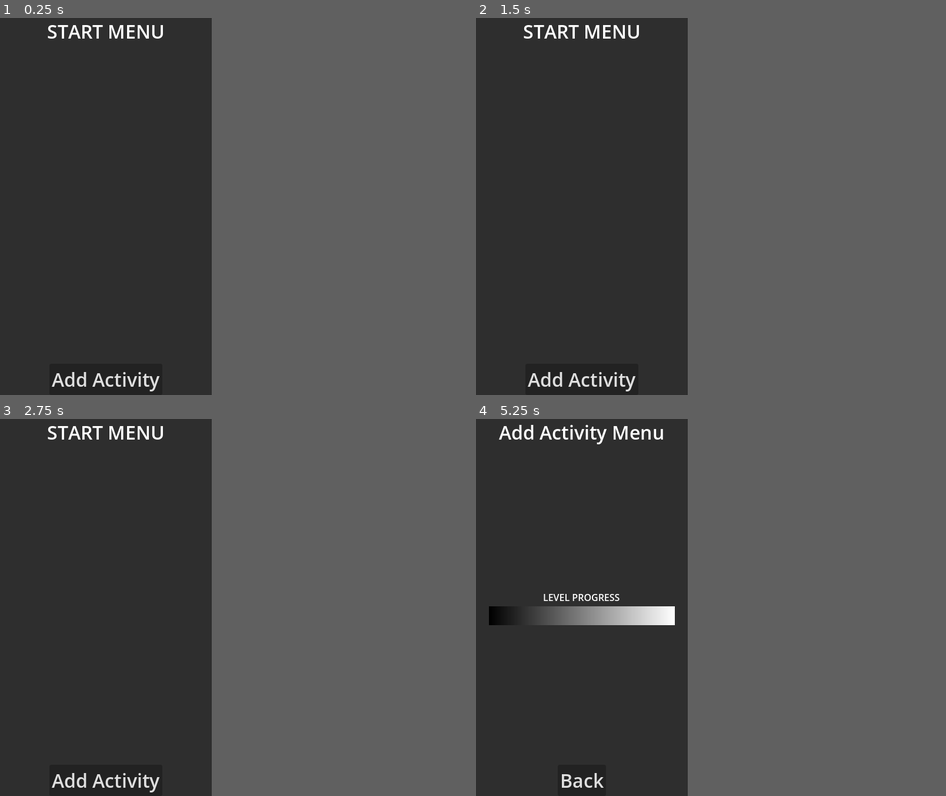
Above: before the commit, frames 1-4 (two rows, left to right).
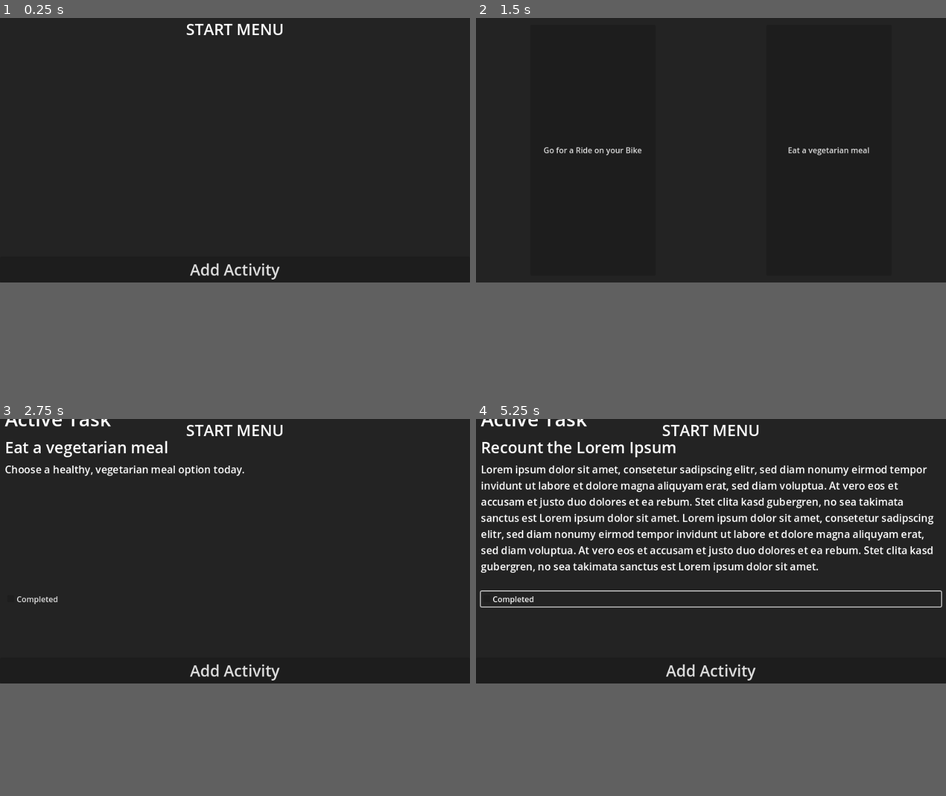
Above: after the commit, the same moments.

Repository: ThisOneLittleLight/greensteps
Game: Godot game, scene res://Scenes/main.tscn
Same seed, same stepped clock (60 frames per second), same inputs: the game is played once before the commit and once after it.
Inputs (mouse positions are in pixels of both pictures, inside the frame that each line leads up to):
- Up to frame 1 (0.25 s): no input
- Up to frame 2 (1.5 s): click "Add Activity" at 0.5 s; click (584, 379) at 1.25 s, where only the run before the commit has a clickable "Back"
- Up to frame 3 (2.75 s): click (159, 607) at 2 s, where only the run after the commit has a clickable "Eat a vegetarian meal"
- Up to frame 4 (5.25 s): click (584, 675) at 2.75 s, where only the run after the commit has a clickable "Completed"; click "Add Activity" at 3.5 s; click (527, 607) at 4.25 s, where only the run after the commit has a clickable "Recount the Lorem Ipsum"; click (584, 675) at 5 s, where only the run after the commit has a clickable "Completed"
In our replay, the window is 360x640 before the commit and 799x449 after it. These sizes can differ from the game's own. Grey fills any space a smaller window leaves; there, only what the larger window draws over its background counts as a difference.

The runs differ from the first frame. In frame 1, 1.3% of the frame differs, in the area x 10-61%, y 1-100%; in frame 2, 1.1%; in frame 3, 2.6%; in frame 4, 11%, in the area x 0-100%, y 0-98%.

Commit message:
Working Version 1

Diff:
--- /dev/null
+++ b/Scenes/Components/active_task_view.tscn
@@ -0,0 +1,52 @@
+[gd_scene load_steps=2 format=3 uid="uid://cgdi475j7v23c"]
+
+[ext_resource type="Script" uid="uid://b372pqgpurki1" path="res://Scripts/Runtime/Views/ActiveTaskView.gd" id="1_yqr6c"]
+
+[node name="ActiveTaskView" type="Control" node_paths=PackedStringArray("task_name_label", "task_desc_label", "task_complete_check")]
+custom_minimum_size = Vector2(256, 256)
+layout_mode = 3
+anchors_preset = 15
+anchor_right = 1.0
+anchor_bottom = 1.0
+grow_horizontal = 2
+grow_vertical = 2
+script = ExtResource("1_yqr6c")
+task_name_label = NodePath("VBoxContainer/TaskNameLabel")
+task_desc_label = NodePath("VBoxContainer/TaskDescriptionLabel")
+task_complete_check = NodePath("VBoxContainer/CheckBox")
+
+[node name="VBoxContainer" type="VBoxContainer" parent="."]
+layout_mode = 1
+anchors_preset = 15
+anchor_right = 1.0
+anchor_bottom = 1.0
+offset_left = 10.0
+offset_top = 10.0
+offset_right = -10.0
+offset_bottom = -10.0
+grow_horizontal = 2
+grow_vertical = 2
+theme_override_constants/separation = 8
+alignment = 1
+
+[node name="TitleLabel" type="Label" parent="VBoxContainer"]
+layout_mode = 2
+theme_override_font_sizes/font_size = 40
+text = "Active Task"
+
+[node name="TaskNameLabel" type="Label" parent="VBoxContainer"]
+layout_mode = 2
+theme_override_font_sizes/font_size = 32
+text = "TaskName"
+
+[node name="TaskDescriptionLabel" type="Label" parent="VBoxContainer"]
+custom_minimum_size = Vector2(256, 256)
+layout_mode = 2
+size_flags_vertical = 1
+theme_override_font_sizes/font_size = 21
+text = "Lorem ipsum dolor sit amet, consetetur sadipscing elitr, sed diam nonumy eirmod tempor invidunt ut labore et dolore magna aliquyam erat, sed diam voluptua. At vero eos et accusam et justo duo dolores et ea rebum. Stet clita kasd gubergren, no sea takimata sanctus est Lorem ipsum dolor sit amet. Lorem ipsum dolor sit amet, consetetur sadipscing elitr, sed diam nonumy eirmod tempor invidunt ut labore et dolore magna aliquyam erat, sed diam voluptua. At vero eos et accusam et justo duo dolores et ea rebum. Stet clita kasd gubergren, no sea takimata sanctus est Lorem ipsum dolor sit amet."
+autowrap_mode = 2
+
+[node name="CheckBox" type="CheckBox" parent="VBoxContainer"]
+layout_mode = 2
+text = "Completed"
--- a/Scenes/Menues/start_menu.tscn
+++ b/Scenes/Menues/start_menu.tscn
@@ -1,8 +1,9 @@
-[gd_scene load_steps=2 format=3 uid="uid://cshohs0kpy2en"]
+[gd_scene load_steps=3 format=3 uid="uid://cshohs0kpy2en"]
 
 [ext_resource type="Script" uid="uid://dkplkxxeap4ar" path="res://Scripts/Runtime/Menu/StartMenu.gd" id="1_ie1ca"]
+[ext_resource type="PackedScene" uid="uid://cgdi475j7v23c" path="res://Scenes/Components/active_task_view.tscn" id="2_8qwoi"]
 
-[node name="StartMenu" type="Control" node_paths=PackedStringArray("add_activity_button")]
+[node name="StartMenu" type="Control" node_paths=PackedStringArray("add_activity_button", "active_task_view")]
 layout_mode = 3
 anchors_preset = 15
 anchor_right = 1.0
@@ -10,31 +11,30 @@
 grow_horizontal = 2
 grow_vertical = 2
 script = ExtResource("1_ie1ca")
-add_activity_button = NodePath("Button")
+add_activity_button = NodePath("VBoxContainer/Button")
+active_task_view = NodePath("VBoxContainer/ActiveTaskView")
 
-[node name="Label" type="Label" parent="."]
+[node name="VBoxContainer" type="VBoxContainer" parent="."]
 layout_mode = 1
-anchors_preset = 5
-anchor_left = 0.5
-anchor_right = 0.5
-offset_left = -100.0
-offset_right = 100.0
-offset_bottom = 45.0
+anchors_preset = 15
+anchor_right = 1.0
+anchor_bottom = 1.0
 grow_horizontal = 2
+grow_vertical = 2
+alignment = 1
+
+[node name="Label" type="Label" parent="VBoxContainer"]
+layout_mode = 2
 theme_override_font_sizes/font_size = 32
 text = "START MENU"
+horizontal_alignment = 1
 
-[node name="Button" type="Button" parent="."]
-layout_mode = 1
-anchors_preset = 7
-anchor_left = 0.5
-anchor_top = 1.0
-anchor_right = 0.5
-anchor_bottom = 1.0
-offset_left = -4.0
-offset_top = -8.0
-offset_right = 4.0
-grow_horizontal = 2
-grow_vertical = 0
+[node name="ActiveTaskView" parent="VBoxContainer" instance=ExtResource("2_8qwoi")]
+layout_mode = 2
+size_flags_vertical = 3
+
+[node name="Button" type="Button" parent="VBoxContainer"]
+layout_mode = 2
+size_flags_vertical = 10
 theme_override_font_sizes/font_size = 32
 text = "Add Activity"
--- /dev/null
+++ b/Scenes/Menues/task_picker_menu.tscn
@@ -0,0 +1,35 @@
+[gd_scene load_steps=2 format=3 uid="uid://ba8nkw5gqtdeb"]
+
+[ext_resource type="Script" uid="uid://bq1b48am5mi8y" path="res://Scripts/Runtime/Menu/TaskPickerMenu.gd" id="1_j2u4a"]
+
+[node name="TaskPickerMenu" type="Control" node_paths=PackedStringArray("option_1_button", "option_2_button")]
+layout_mode = 3
+anchors_preset = 15
+anchor_right = 1.0
+anchor_bottom = 1.0
+grow_horizontal = 2
+grow_vertical = 2
+script = ExtResource("1_j2u4a")
+option_1_button = NodePath("HBoxContainer/Button")
+option_2_button = NodePath("HBoxContainer/Button2")
+
+[node name="HBoxContainer" type="HBoxContainer" parent="."]
+custom_minimum_size = Vector2(512, 512)
+layout_mode = 1
+anchors_preset = 15
+anchor_right = 1.0
+anchor_bottom = 1.0
+grow_horizontal = 2
+grow_vertical = 2
+
+[node name="Button" type="Button" parent="HBoxContainer"]
+custom_minimum_size = Vector2(256, 512)
+layout_mode = 2
+size_flags_horizontal = 6
+size_flags_vertical = 4
+
+[node name="Button2" type="Button" parent="HBoxContainer"]
+custom_minimum_size = Vector2(256, 512)
+layout_mode = 2
+size_flags_horizontal = 6
+size_flags_vertical = 4
--- a/Scenes/main.tscn
+++ b/Scenes/main.tscn
@@ -21,7 +21,7 @@
 grow_vertical = 2
 script = ExtResource("1_jjgbg")
 
-[node name="Panel" type="Panel" parent="."]
+[node name="Panel" type="ColorRect" parent="."]
 layout_mode = 1
 anchors_preset = 15
 anchor_right = 1.0
@@ -29,3 +29,4 @@
 grow_horizontal = 2
 grow_vertical = 2
 theme = SubResource("Theme_bo1nx")
+color = Color(0.13725491, 0.13725491, 0.13725491, 1)
--- /dev/null
+++ b/Scripts/Runtime/Globals/TaskManager.gd
@@ -0,0 +1,78 @@
+extends Node
+
+
+var tasks : Array[Task]
+
+var active_task : Task
+
+
+func _ready() -> void:
+	setup_tasks()
+
+
+func setup_tasks():
+	if FileAccess.file_exists("user://tasks.save"):
+		# Load active task from memory
+		var task_file = FileAccess.open("user://tasks.save", FileAccess.READ)
+		var json_string = task_file.get_line()
+		var json : JSON = JSON.new()
+		json.parse(json_string)
+		var task_data = json.data
+
+		active_task = Task.new()
+		active_task.task_name = task_data["taskName"]
+		active_task.description = task_data["taskDesc"]
+		active_task.is_completed = task_data["taskComplete"]
+
+	var task : Task = Task.new()
+	task.setup_task("Go for a Ride on your Bike",
+		"Instead of driving, choose to ride your bike for transportation today.",
+		false)
+	tasks.append(task)
+
+	task = Task.new()
+	task.setup_task("Eat a vegetarian meal",
+		"Choose a healthy, vegetarian meal option today.",
+		false)
+	tasks.append(task)
+
+	task = Task.new()
+	task.setup_task("Recount the Lorem Ipsum",
+		"Lorem ipsum dolor sit amet, consetetur sadipscing elitr, sed diam nonumy eirmod tempor invidunt ut labore et dolore magna aliquyam erat, sed diam voluptua. At vero eos et accusam et justo duo dolores et ea rebum. Stet clita kasd gubergren, no sea takimata sanctus est Lorem ipsum dolor sit amet. Lorem ipsum dolor sit amet, consetetur sadipscing elitr, sed diam nonumy eirmod tempor invidunt ut labore et dolore magna aliquyam erat, sed diam voluptua. At vero eos et accusam et justo duo dolores et ea rebum. Stet clita kasd gubergren, no sea takimata sanctus est Lorem ipsum dolor sit amet.",
+		false)
+	tasks.append(task)
+
+
+
+func get_random_tasks(size : int) -> Array[Task]:
+	if tasks == null:
+		setup_tasks()
+
+	var output : Array[Task] = []
+	var task_pool = tasks.duplicate()
+
+	for i in range(size):
+		var task : Task = task_pool.pick_random()
+		output.append(task)
+		task_pool.erase(task)
+
+	return output
+
+
+func _input(event: InputEvent) -> void:
+	if event.is_action_pressed("ui_accept"):
+		save_active_task_to_disk()
+
+
+func save_active_task_to_disk():
+	var safe_file = FileAccess.open("user://tasks.save", FileAccess.WRITE)
+
+	var save_dict : Dictionary = {
+		"taskName" : active_task.task_name,
+		"taskDesc" : active_task.description,
+		"taskComplete" : active_task.is_completed
+	}
+
+	var json_string = JSON.stringify(save_dict)
+
+	safe_file.store_line(json_string)
--- a/Scripts/Runtime/Main.gd
+++ b/Scripts/Runtime/Main.gd
@@ -8,11 +8,13 @@
 enum Menues{
 	START,
 	ACTIVITIES,
+	TASK_PICKER
 }
 
 var menu_scenes : Dictionary = {
 	Menues.START : preload("res://Scenes/Menues/start_menu.tscn"),
-	Menues.ACTIVITIES : preload("res://Scenes/Menues/activity_menu.tscn")
+	Menues.ACTIVITIES : preload("res://Scenes/Menues/activity_menu.tscn"),
+	Menues.TASK_PICKER : preload("res://Scenes/Menues/task_picker_menu.tscn")
 }
 
 
--- a/Scripts/Runtime/Menu/StartMenu.gd
+++ b/Scripts/Runtime/Menu/StartMenu.gd
@@ -3,10 +3,13 @@
 
 
 @export var add_activity_button : Button
+@export var active_task_view : ActiveTaskView
 
 
 func open():
 	add_activity_button.pressed.connect(_on_add_activity_button_pressed)
+
+	active_task_view.show_active_task()
 
 
 func close():
@@ -14,4 +17,4 @@
 
 
 func _on_add_activity_button_pressed():
-	main.open_menu(Main.Menues.ACTIVITIES)
+	main.open_menu(Main.Menues.TASK_PICKER)
--- /dev/null
+++ b/Scripts/Runtime/Menu/TaskPickerMenu.gd
@@ -0,0 +1,31 @@
+extends Menu
+class_name TaskPickerMenu
+
+
+@export var option_1_button : Button
+@export var option_2_button : Button
+
+var tasks : Array[Task]
+
+
+func _ready() -> void:
+	option_1_button.pressed.connect(_on_option_1_button_pressed)
+	option_2_button.pressed.connect(_on_option_2_button_pressed)
+
+
+func _on_option_1_button_pressed() -> void:
+	TaskManager.active_task = tasks[0]
+
+	Main.instance.open_menu(Main.Menues.START)
+
+
+func _on_option_2_button_pressed() -> void:
+	TaskManager.active_task = tasks[1]
+	Main.instance.open_menu(Main.Menues.START)
+
+
+func open():
+	tasks = TaskManager.get_random_tasks(2)
+
+	option_1_button.text = tasks[0].task_name
+	option_2_button.text = tasks[1].task_name
--- /dev/null
+++ b/Scripts/Runtime/Tasks/Task.gd
@@ -0,0 +1,13 @@
+extends Node
+class_name Task
+
+
+@export var task_name : String = "New Task"
+@export var description : String = "Task Description"
+@export var is_completed : bool = false
+
+
+func setup_task(n_task_name : String, n_description : String, n_is_completed : bool) -> void:
+    self.task_name = n_task_name
+    self.description = n_description
+    self.is_completed = n_is_completed
--- /dev/null
+++ b/Scripts/Runtime/Views/ActiveTaskView.gd
@@ -0,0 +1,20 @@
+extends Control
+class_name ActiveTaskView
+
+
+@export var task_name_label : Label
+@export var task_desc_label : Label
+@export var task_complete_check : CheckBox
+
+
+func show_active_task():
+    if TaskManager.active_task == null:
+        visible = false
+        return
+
+    visible = true
+
+    var active_task = TaskManager.active_task
+    task_name_label.text = active_task.task_name
+    task_desc_label.text = active_task.description
+    task_complete_check.toggle_mode = active_task.is_completed
--- a/project.godot
+++ b/project.godot
@@ -15,9 +15,13 @@
 config/features=PackedStringArray("4.5", "Forward Plus")
 config/icon="res://icon.svg"
 
+[autoload]
+
+TaskManager="*res://Scripts/Runtime/Globals/TaskManager.gd"
+
 [display]
 
-window/size/viewport_width=1080
-window/size/viewport_height=1920
-window/size/window_width_override=360
-window/size/window_height_override=640
+window/size/viewport_width=1920
+window/size/viewport_height=1080
+window/size/window_width_override=960
+window/size/window_height_override=540
Not shown, added: Scripts/Runtime/Globals/TaskManager.gd.uid
Not shown, added: Scripts/Runtime/Menu/TaskPickerMenu.gd.uid
Not shown, added: Scripts/Runtime/Tasks/Task.gd.uid
Not shown, added: Scripts/Runtime/Views/ActiveTaskView.gd.uid
